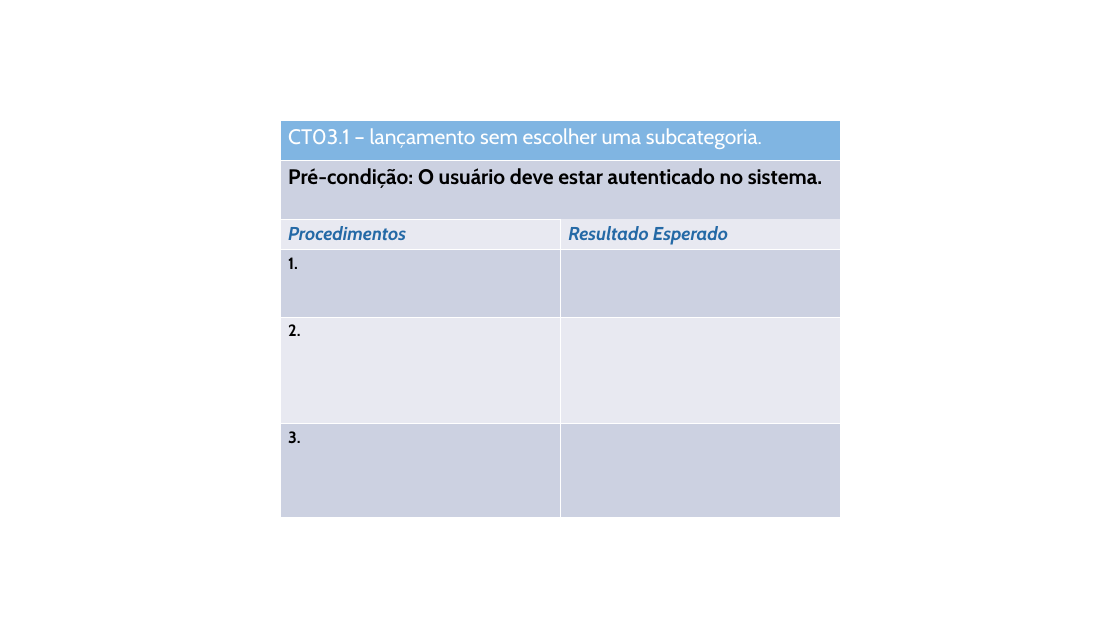
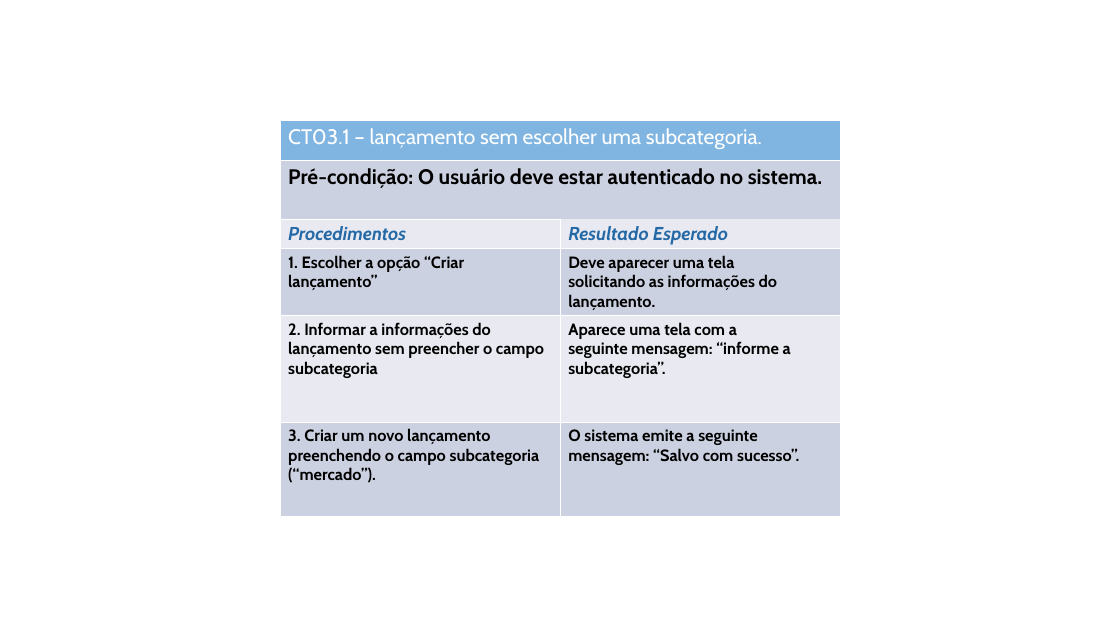
Before and after one commit to evertonschuster/GestaoFinancaPessoal, a slide deck: slide 1 of GestaoFinancaPessoal/GestaoFinancaPessoal/Documentos/525/casos_de_teste03.pptx. Drawn at 1120x630 pixels with LibreOffice and Linux fonts; fonts in the diff are those of the drawing. Boxes give left, top, right and bottom in pixels: in the first picture for what was removed or moved away, otherwise in the second. Text is boxed around its words. In the diff, an @@ line names an element or a change of style, - is before the commit and + after.

Commit message:
novo 525

```diff
--- a/GestaoFinancaPessoal/GestaoFinancaPessoal/Documentos/525/casos_de_teste03.pptx
+++ b/GestaoFinancaPessoal/GestaoFinancaPessoal/Documentos/525/casos_de_teste03.pptx
@@ table added at [280, 248, 840, 516], 3 rows, 2 columns @@
+1. Escolher a opção “Criar lançamento” | Deve aparecer uma tela / solicitando as informações do lançamento.
+2. Informar a informações do lançamento sem preencher o campo subcategoria | Aparece uma tela com a / seguinte mensagem: “informe a subcategoria”.
+3. Criar um novo lançamento preenchendo o campo subcategoria (“mercado”). | O sistema emite a seguinte / mensagem: “Salvo com sucesso”.
```
Also in this commit, not shown: 2 other slides changed, 3 other files.
